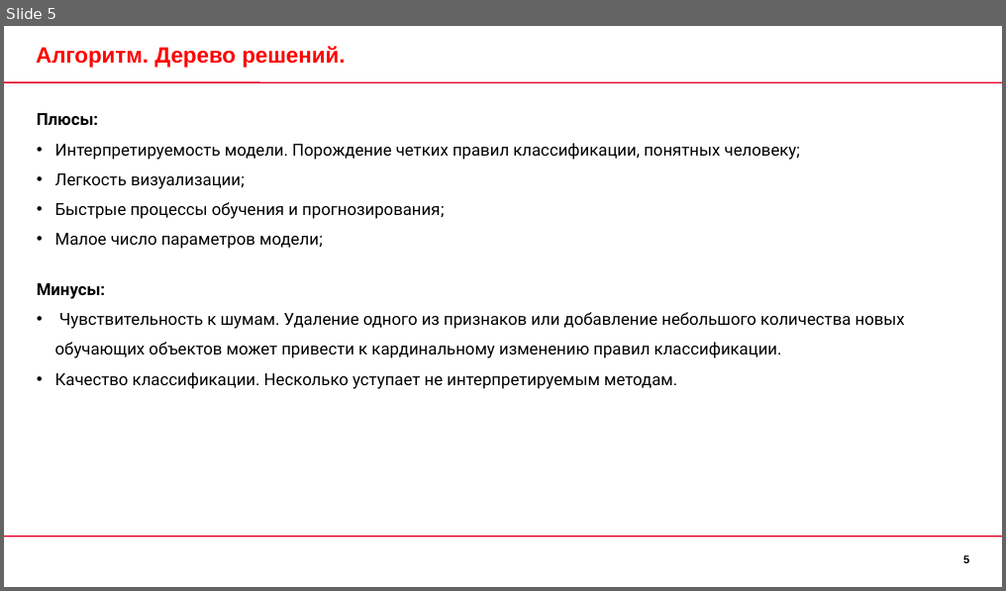
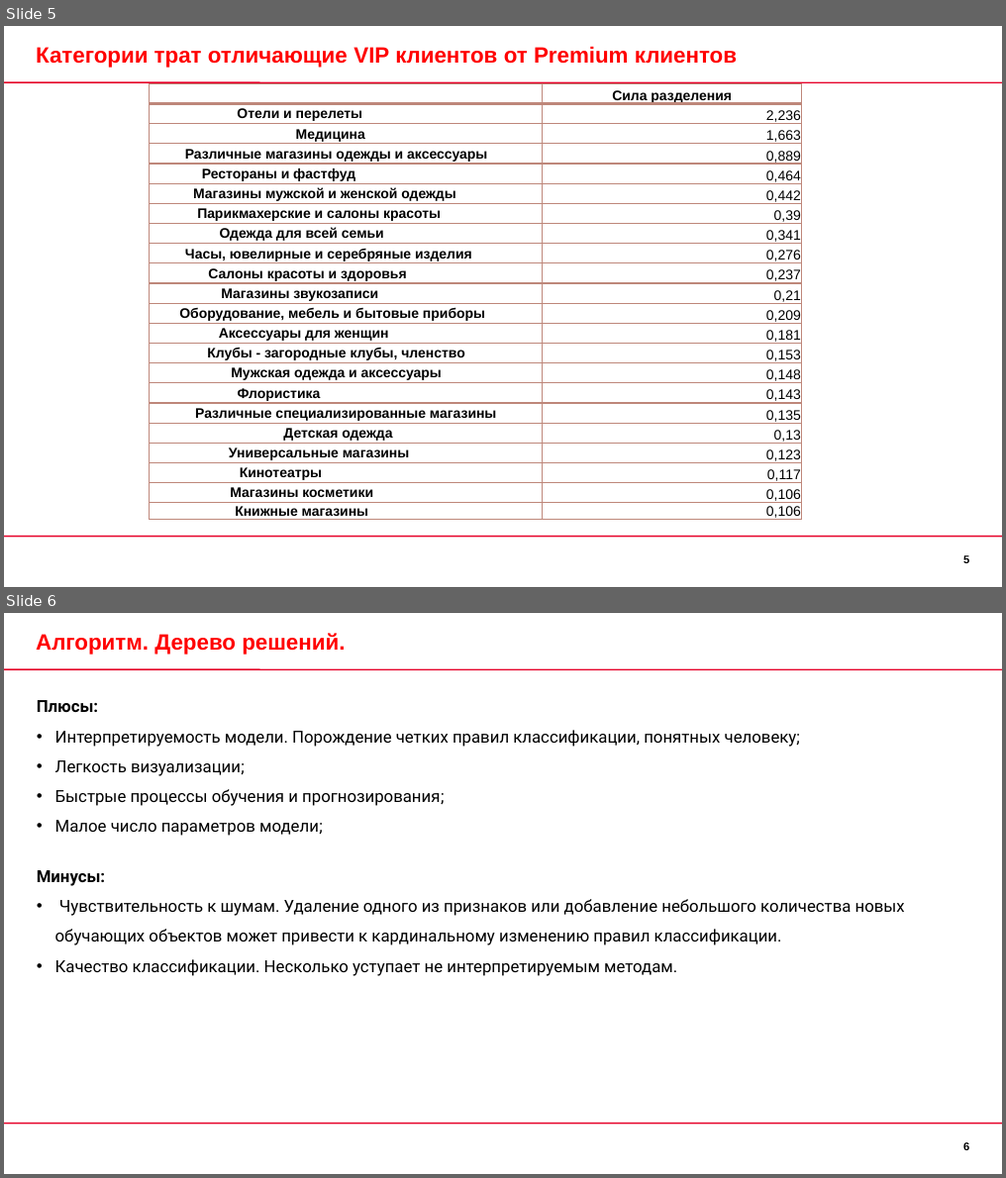
Before and after one commit to aamamaev/HH, a slide deck: VIP_detection.pptx. Shown one above the other, each under a label of ours: slide 5 before the commit, slides 5 and 6 after it. The pictures are 1006x591 and 1006x1178 pixels, drawn with LibreOffice and Linux fonts; fonts in the diff are those of the drawing; background and template pictures are left out. Boxes give left, top, right and bottom in pixels: in the first picture for what was removed or moved away, otherwise in the second. Text is boxed around its words. In the diff, an @@ line names an element or a change of style, - is before the commit and + after.

```diff
--- a/VIP_detection.pptx
+++ b/VIP_detection.pptx
@@ slide 5 added at (4,26,1002,587), background #FFFFFF; not listed: 3 template elements that a slide beside it also shows @@
@@ title added at (36,46,737,68), 16 pt, text #FF0000, bold @@
+Категории трат отличающие VIP клиентов от Premium клиентов
@@ table added at (150,83,802,524), 22 rows, 2 columns @@
+ | Сила разделения
+Отели и перелеты | 2,236
+Медицина | 1,663
+Различные магазины одежды и аксессуары | 0,889
+Рестораны и фастфуд | 0,464
+Магазины мужской и женской одежды | 0,442
+Парикмахерские и салоны красоты | 0,39
+Одежда для всей семьи | 0,341
+Часы, ювелирные и серебряные изделия | 0,276
+Салоны красоты и здоровья | 0,237
+Магазины звукозаписи | 0,21
+Оборудование, мебель и бытовые приборы | 0,209
+Аксессуары для женщин | 0,181
+Клубы - загородные клубы, членство | 0,153
+Мужская одежда и аксессуары | 0,148
+Флористика | 0,143
+Различные специализированные магазины | 0,135
+Детская одежда | 0,13
+Универсальные магазины | 0,123
+Кинотеатры | 0,117
+Магазины косметики | 0,106
+Книжные магазины | 0,106
@@ what was slide 5 is now slide 6 @@
```
Also in this commit, not shown: 2 slides changed, 1 other file.
